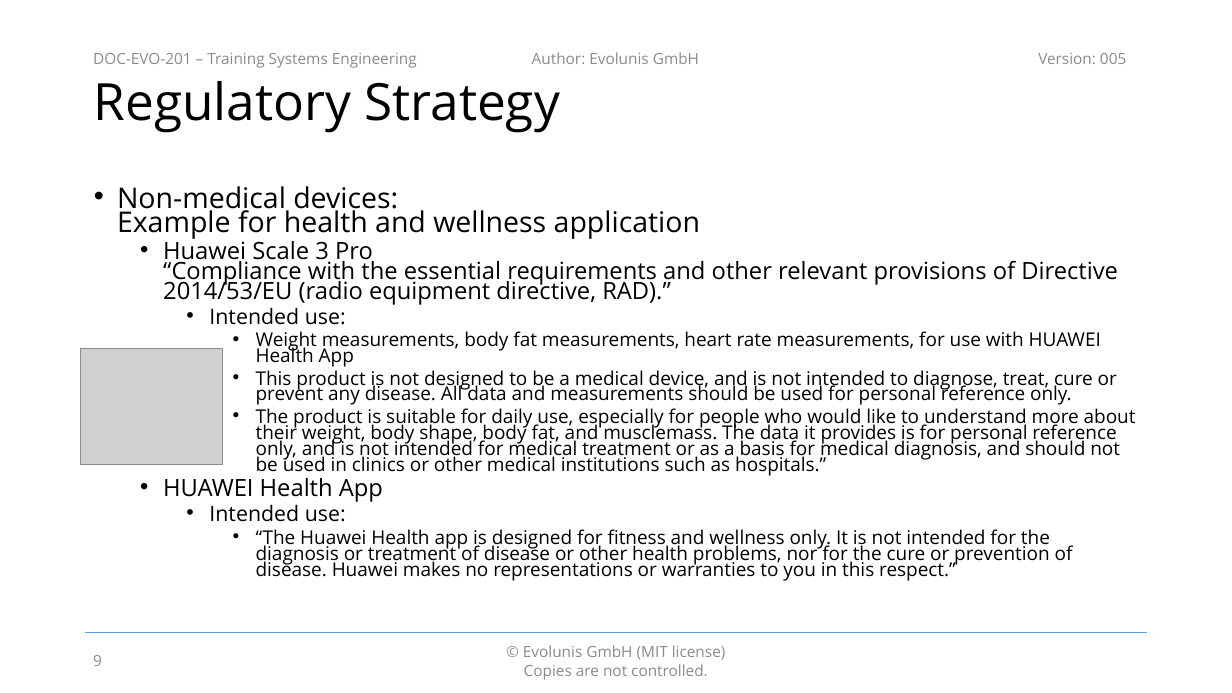
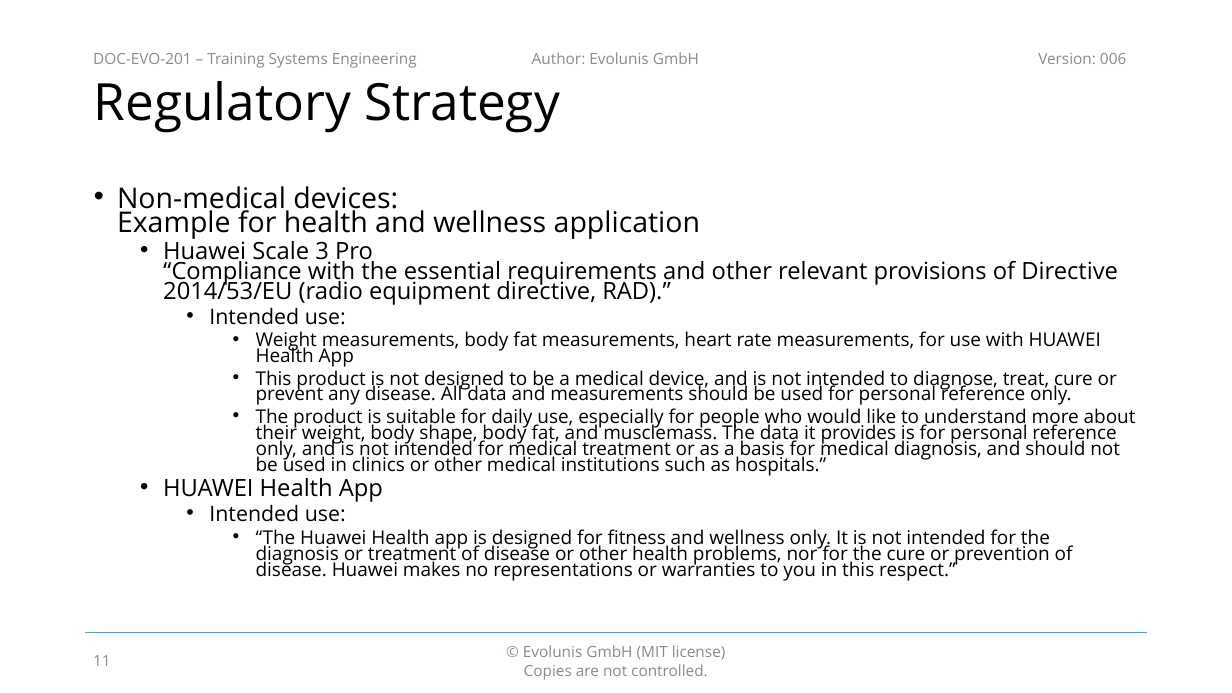
Before and after one commit to evolunis/openQMS, a slide deck: slide 11 of 2. Design and Development/DOC-201 - Training Systems Engineering.pptx (slide 9 before the commit). Drawn at 1232x693 pixels with LibreOffice and Linux fonts; fonts in the diff are those of the drawing; grey boxes stand for pictures; background and template pictures are left out. Boxes give left, top, right and bottom in pixels: in the first picture for what was removed or moved away, otherwise in the second. Text is boxed around its words. In the diff, an @@ line names an element or a change of style, - is before the commit and + after.

```diff
--- a/2. Design and Development/DOC-201 - Training Systems Engineering.pptx
+++ b/2. Design and Development/DOC-201 - Training Systems Engineering.pptx
@@ text at box(1038, 53, 1126, 64): text changed @@
-Version: 005
+Version: 006
@@ picture removed at box(80, 348, 223, 465) @@
@@ page number at box(93, 655, 111, 666): text changed @@
-9
+11
```
Also in this commit, not shown: 17 other slides changed, 2 slides added.
